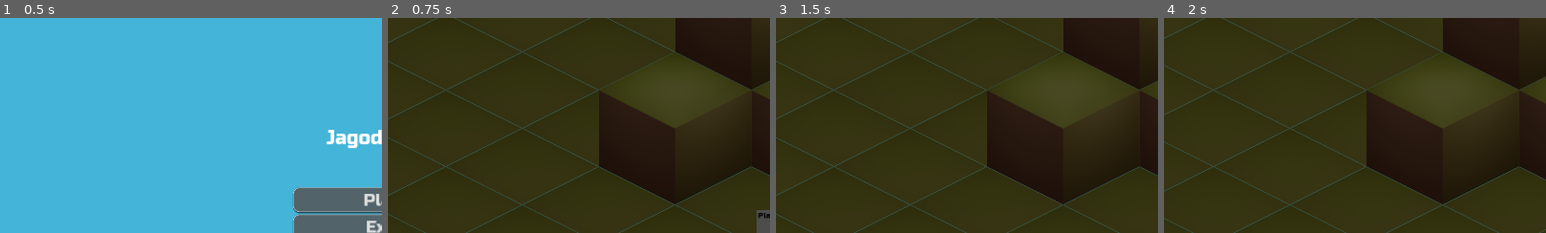
Above: before the commit, frames 1-4 (left to right).
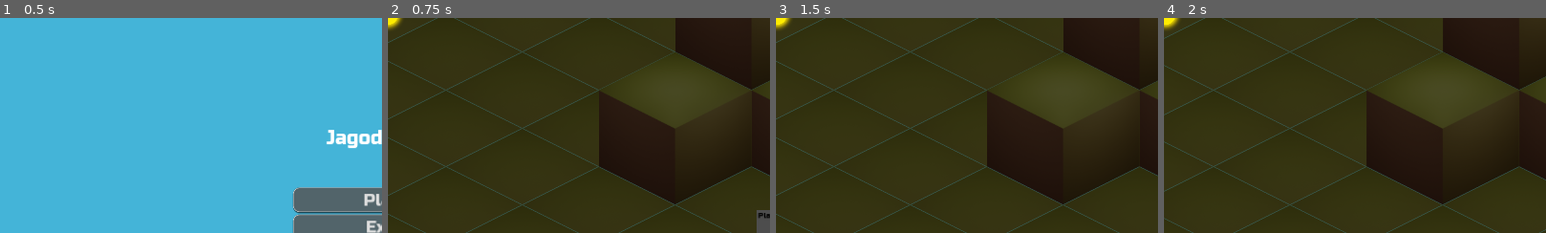
Above: after the commit, the same moments.

Repository: lorentzo/jagoda-jam
Game: Godot game, scene res://Scenes/MainMenu.tscn
Same seed, same stepped clock (60 frames per second), same inputs: the game is played once before the commit and once after it.
Inputs:
- Up to frame 1 (0.5 s): no input
- Up to frame 2 (0.75 s): click "Play" at 0.5 s
- Up to frame 3 (1.5 s): tap Enter at 1.25 s; hold Right (walk-right) from 1.28 s (still down)
- Up to frame 4 (2 s): keep holding Right (walk-right)
The pictures show only the part of the screen within x 0-50%, y 0-50%; the shares and areas given below are measured in that part.

Frame 1 is identical in both runs. In frame 2, 0.2% of the frame differs, in the area x 0-4%, y 0-6%; in frame 3, 0.2%; in frame 4, 0.2%, in the area x 0-5%, y 0-6%.

Commit message:
Add a sun position indicator to HUD

Diff:
--- a/jagoda/Scenes/Game.gd
+++ b/jagoda/Scenes/Game.gd
@@ -1,12 +1,16 @@
 extends Node2D
 
+const MAIN_MENU_SCENE = "res://Scenes/MainMenu.tscn"
 const DAY_LENGTH_MINUTES: int = 7
 const DAY_LENGTH_SECONDS: int = DAY_LENGTH_MINUTES * 60
 const MIN_LUMINANCE: float = 0.3
 const MAX_LUMINANCE: float = 1.0
 const LUMINANCE_RANGE: float = MAX_LUMINANCE - MIN_LUMINANCE
 
+@onready var loading = get_node("/root/Loading")
 @onready var canvas_modulate: CanvasModulate = $CanvasModulate
+@onready var sun: Sprite2D = $HUD/Sun
+@onready var screen_width = get_viewport().size.x
 
 var time_passed = 0
 
@@ -21,7 +25,14 @@
 	day_changed.emit()
 
 func _process(delta):
-	var sun_intensity = sin(time_passed / DAY_LENGTH_SECONDS * PI)
+	var day_progress = time_passed / DAY_LENGTH_SECONDS
+	var sun_intensity = sin(day_progress * PI)
 	sun_intensity_changed.emit(sun_intensity)
+
+	sun.position.x = day_progress * screen_width
 	canvas_modulate.color.v = sun_intensity * LUMINANCE_RANGE + MIN_LUMINANCE
 	time_passed += delta
+
+	if is_equal_approx(day_progress, 1):
+		self.hide()
+		loading.load_scene(MAIN_MENU_SCENE)
--- a/jagoda/Scenes/Game.tscn
+++ b/jagoda/Scenes/Game.tscn
@@ -1,10 +1,11 @@
-[gd_scene load_steps=6 format=3 uid="uid://nh83q11yvjf3"]
+[gd_scene load_steps=7 format=3 uid="uid://nh83q11yvjf3"]
 
 [ext_resource type="TileSet" uid="uid://w0c2ecnn5xx8" path="res://Assets/Tiles/TilesBlocking/TilesBlockingTileMap.tres" id="1_0fixn"]
 [ext_resource type="Script" path="res://Scenes/Game.gd" id="1_fxwml"]
 [ext_resource type="PackedScene" uid="uid://dnrnjgb2yen1t" path="res://Scenes/Player.tscn" id="3_aaoav"]
 [ext_resource type="AudioStream" uid="uid://cha4kgf62hkx0" path="res://Assets/Sound/theme.ogg" id="4_8ifn4"]
 [ext_resource type="PackedScene" uid="uid://ctkkf7cs18f3e" path="res://Scenes/Plant.tscn" id="5_7g35u"]
+[ext_resource type="Texture2D" uid="uid://dtxdtxlg4c72f" path="res://Assets/sun_shiny.png" id="6_mt8ms"]
 
 [node name="Game" type="Node2D"]
 script = ExtResource("1_fxwml")
@@ -31,7 +32,7 @@
 drag_right_margin = 0.1
 drag_bottom_margin = 0.1
 
-[node name="ThemePlayer" type="AudioStreamPlayer2D" parent="."]
+[node name="ThemePlayer" type="AudioStreamPlayer" parent="."]
 stream = ExtResource("4_8ifn4")
 autoplay = true
 
@@ -49,3 +50,10 @@
 
 [node name="Plant5" parent="." instance=ExtResource("5_7g35u")]
 position = Vector2(896, 545)
+
+[node name="HUD" type="CanvasLayer" parent="."]
+
+[node name="Sun" type="Sprite2D" parent="HUD"]
+position = Vector2(0, -5)
+scale = Vector2(0.3, 0.3)
+texture = ExtResource("6_mt8ms")
Binary file added: jagoda/Assets/sun_shiny.png
Not shown, added: jagoda/Assets/sun_shiny.png.import
